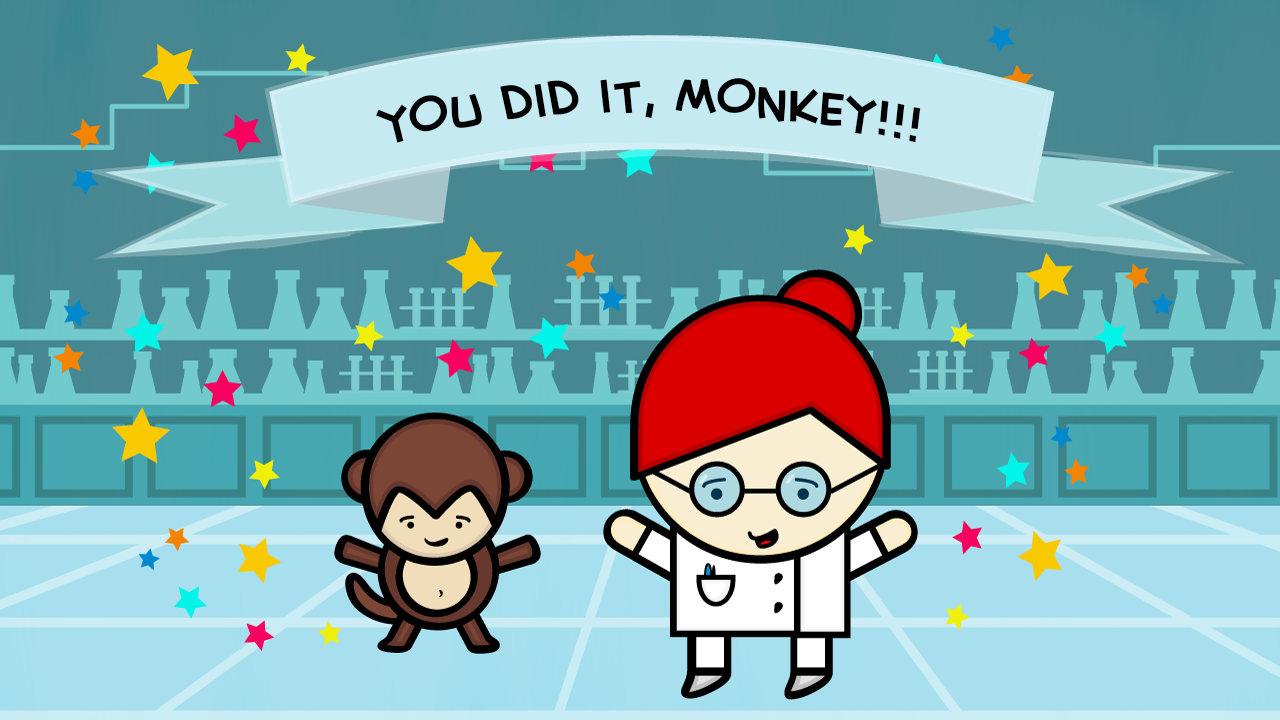
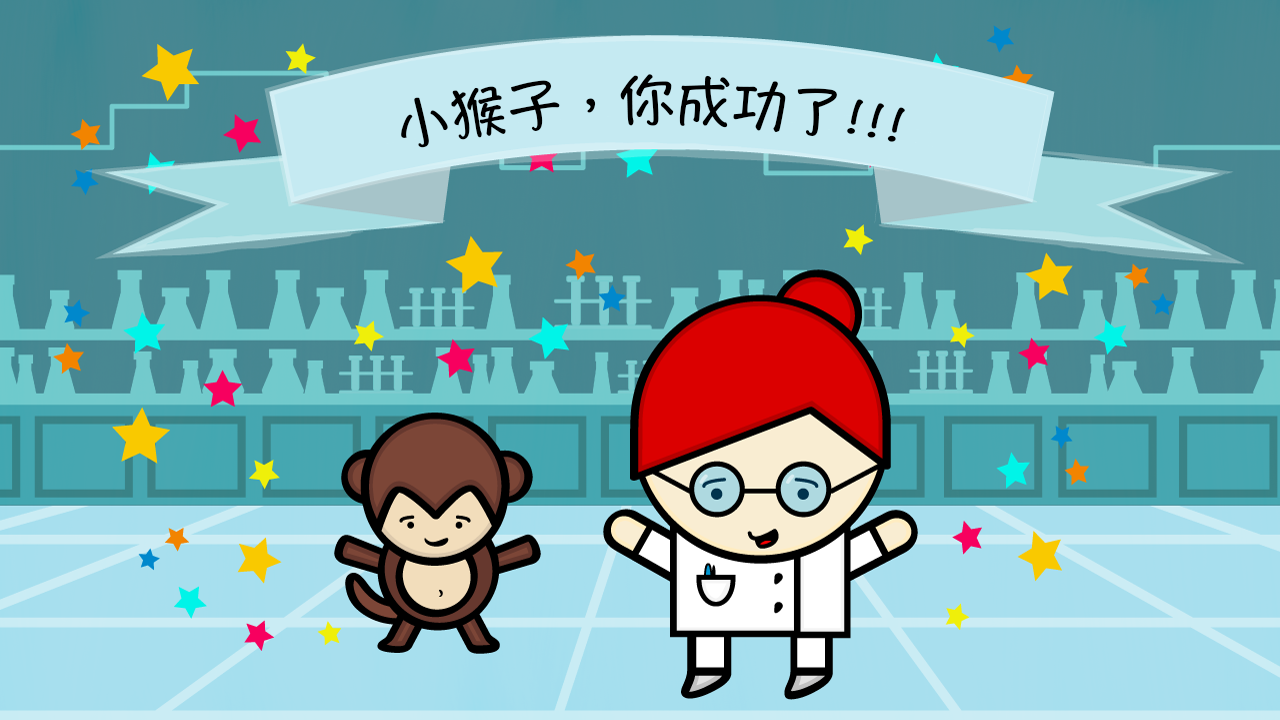
Before/after of a 1280×720 layered artwork. What changed in the layer stack:
added layer "YOU DiD iT, MONKEY!!! zh" above "YOU DiD iT, MONKEY!!!" over 401, 74, 905, 148
hid "YOU DiD iT, MONKEY!!!", painted on it over 376, 78, 921, 143
